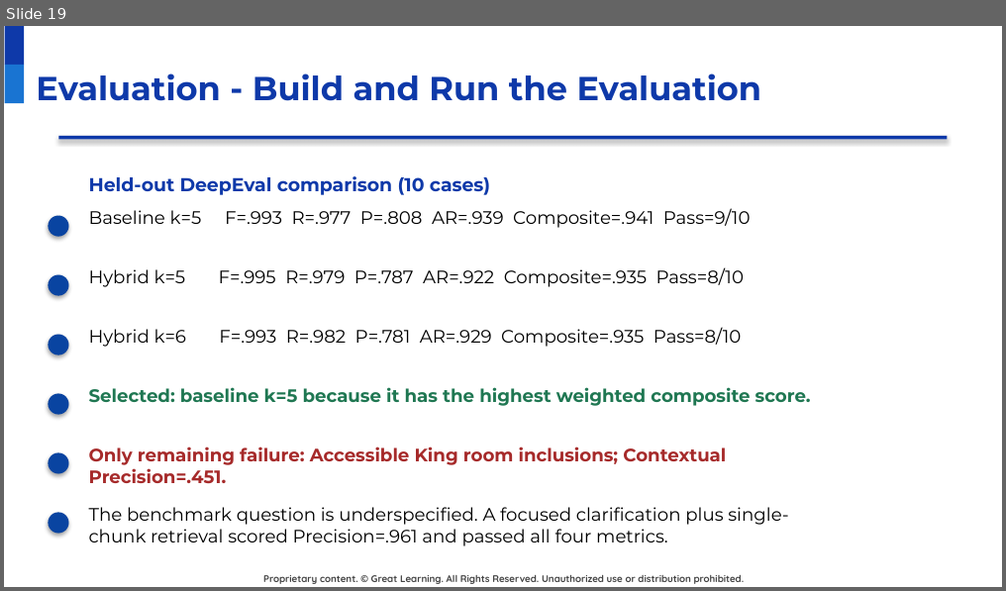
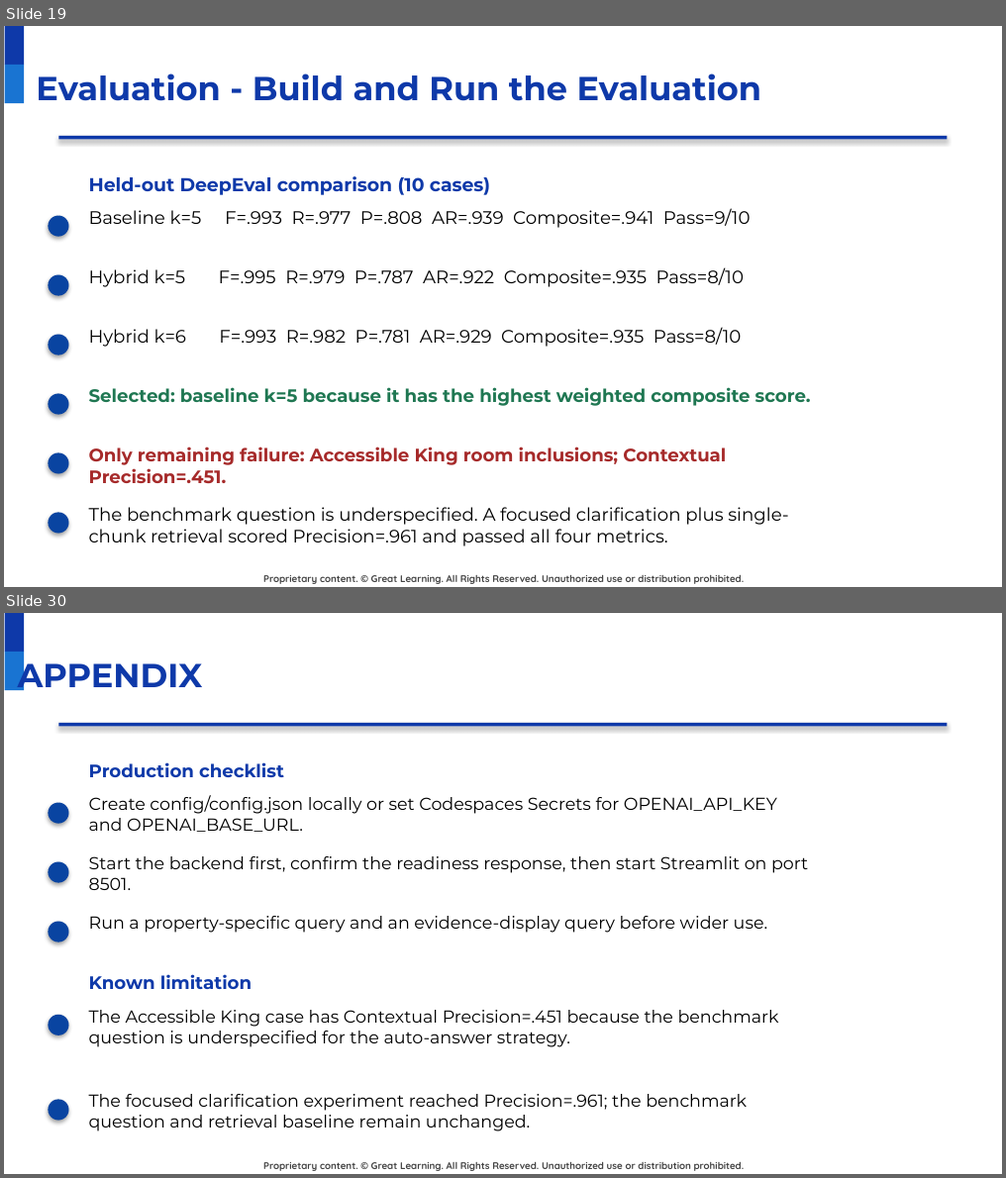
Before and after one commit to raovutukoor1/aurora-stay-qna, a slide deck: presentations/Aurora_Stays_RAG_Project_Presentation_Template_Style.pptx. Shown one above the other, each under a label of ours: slide 19 before the commit, slides 19 and 30 after it; the slides between them are not shown. The pictures are 1006x591 and 1006x1178 pixels, drawn with LibreOffice and Linux fonts; fonts in the diff are those of the drawing; background and template pictures are left out. Boxes give left, top, right and bottom in pixels: in the first picture for what was removed or moved away, otherwise in the second. Text is boxed around its words. In the diff, an @@ line names an element or a change of style, - is before the commit and + after.

```diff
--- a/presentations/Aurora_Stays_RAG_Project_Presentation_Template_Style.pptx
+++ b/presentations/Aurora_Stays_RAG_Project_Presentation_Template_Style.pptx
@@ slide 30 added at [4,613,1002,1174], background #FFFFFF; not listed: 3 template elements that a slide beside it also shows @@
@@ text added at [18,656,203,690], 24 pt, text #0E39A9, bold @@
+APPENDIX
@@ rectangle added at [58,723,947,727], fill #0E39A9 @@
@@ text added at [89,762,284,777], 13 pt, text #0E39A9, bold @@
+Production checklist
@@ ellipse added at [48,803,69,824], fill #0944A1 @@
@@ text added at [89,795,777,832], 12.5 pt, text #000000 @@
+Create config/config.json locally or set Codespaces Secrets for OPENAI_API_KEY and OPENAI_BASE_URL.
@@ ellipse added at [48,862,69,883], fill #0944A1 @@
@@ text added at [89,857,808,890], 12.5 pt, text #000000 @@
+Start the backend first, confirm the readiness response, then start Streamlit on port 8501.
@@ ellipse added at [48,921,69,943], fill #0944A1 @@
@@ text added at [89,916,768,933], 12.5 pt, text #000000 @@
+Run a property-specific query and an evidence-display query before wider use.
@@ text added at [89,974,252,989], 13 pt, text #0E39A9, bold @@
+Known limitation
@@ ellipse added at [48,1015,69,1036], fill #0944A1 @@
@@ text added at [89,1010,779,1048], 12.5 pt, text #000000 @@
+The Accessible King case has Contextual Precision=.451 because the benchmark question is underspecified for the auto-answer strategy.
@@ ellipse added at [48,1100,69,1121], fill #0944A1 @@
@@ text added at [89,1094,746,1132], 12.5 pt, text #000000 @@
+The focused clarification experiment reached Precision=.961; the benchmark question and retrieval baseline remain unchanged.
```
Also in this commit, not shown: 2 slides changed, 11 other slides added, 2 other files.
